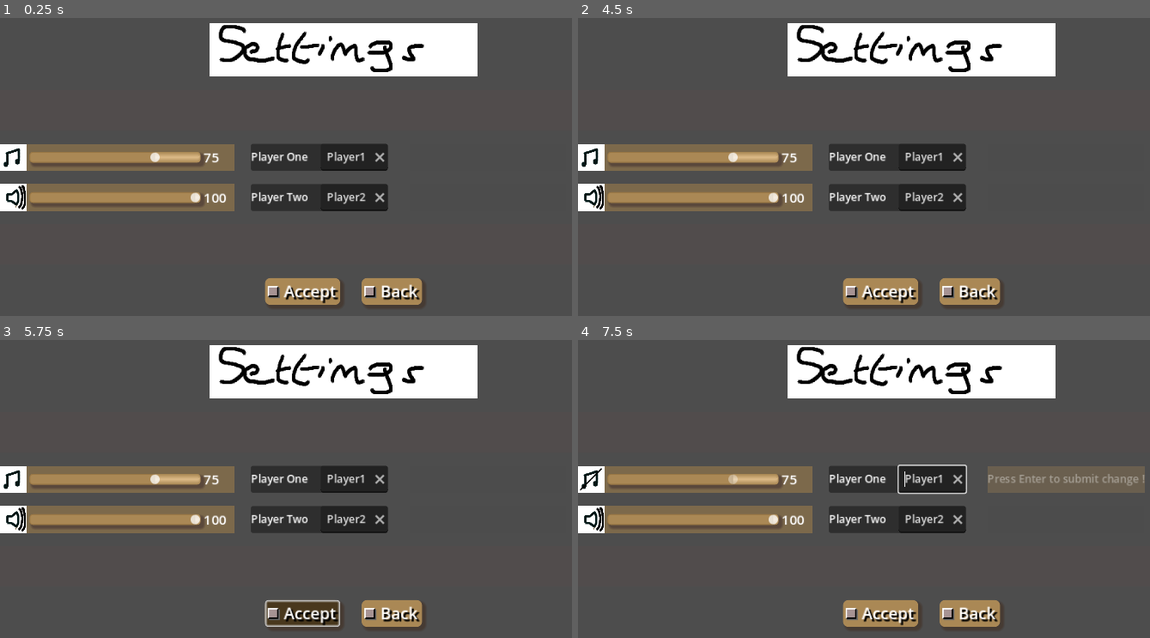
Above: before the commit, frames 1-4 (two rows, left to right).
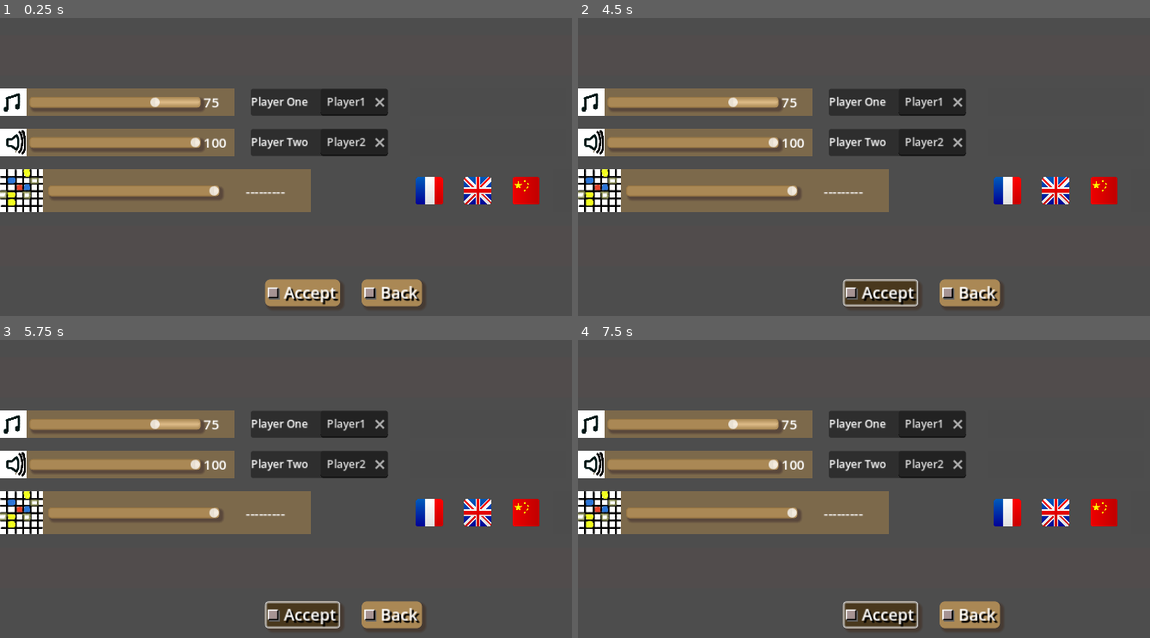
Above: after the commit, the same moments.

Repository: Infini-Creation/Ishid-O-Matic_Reborn
Game: Godot game, scene res://Scenes/SettingsMenu/Controls.tscn
Same seed, same stepped clock (60 frames per second), same inputs: the game is played once before the commit and once after it. This scene is started directly instead of the project's main scene.
Inputs (mouse positions are in pixels of both pictures, inside the frame that each line leads up to):
- Up to frame 1 (0.25 s): no input
- Up to frame 2 (4.5 s): click (589, 158) at 0.52 s; click (1007, 190) at 1.27 s; click (1058, 190) at 2.02 s; click (1104, 190) at 2.77 s; click (881, 292) at 3.52 s; click (589, 158) at 4.27 s
- Up to frame 3 (5.75 s): click (303, 614) at 5.02 s
- Up to frame 4 (7.5 s): click (589, 480) at 5.77 s; click (881, 614) at 6.52 s; tap Enter at 7.25 s; move the mouse to (898, 480) at 7.27 s; hold H (Highlight_Mode) from 7.28 s (still down); click (898, 480) at 7.42 s

The runs differ from the first frame. In frame 1, 30% of the frame differs, in the area x 0-95%, y 1-97%; in frame 2, 31%; in frame 3, 30%; in frame 4, 33%, in the area x 0-100%, y 1-97%.
Error in both runs: Invalid operands 'String' and 'int' in operator '+'. (res://Scripts/Global.gd:144)

Commit message:
Update Controls.tscn
add highlight mode and languages controls

Diff:
--- a/project/Scenes/SettingsMenu/Controls.tscn
+++ b/project/Scenes/SettingsMenu/Controls.tscn
@@ -1,23 +1,30 @@
-[gd_scene load_steps=17 format=3 uid="uid://ctdrgy6uwl05v"]
+[gd_scene load_steps=21 format=3 uid="uid://ctdrgy6uwl05v"]
 
 [ext_resource type="Theme" uid="uid://0js83h3tu5ft" path="res://ishido-base.tres" id="1_plfsj"]
 [ext_resource type="Script" path="res://Scripts/Menus/SettingsMenuButtons.gd" id="2_kgucl"]
-[ext_resource type="Texture2D" uid="uid://baynxgvxhhm4j" path="res://Arts/Gfx/Menu/settings-menu-tittle.png" id="3_tdvwc"]
+[ext_resource type="Texture2D" uid="uid://pqoowgehv8ee" path="res://Arts/Gfx/Menu/settings.png" id="3_35yh1"]
 [ext_resource type="Script" path="res://Scripts/Menus/Settings-MenuButton.gd" id="4_ajwwx"]
 [ext_resource type="PackedScene" uid="uid://ll6lo1qpru7x" path="res://Scenes/SettingsMenu/settings_audio_volume.tscn" id="4_iy873"]
 [ext_resource type="Texture2D" uid="uid://dmma2bje76kym" path="res://Arts/Gfx/Icons/settings-music-icon.png" id="5_rag66"]
 [ext_resource type="Texture2D" uid="uid://b5r7qirm0jrya" path="res://Arts/Gfx/Icons/ishido-settings-music-disabled-icon.png" id="6_8gc0w"]
-[ext_resource type="Texture2D" uid="uid://bhsmn0ahnp4ld" path="res://Arts/Gfx/Icons/settings-hints-icon.png" id="6_eubcd"]
 [ext_resource type="PackedScene" uid="uid://cxnlyh1x8abf6" path="res://Scenes/SettingsMenu/settings_player_name.tscn" id="6_i2aij"]
 [ext_resource type="PackedScene" uid="uid://0l28e82ve3vg" path="res://Scenes/SettingsMenu/Accept.tscn" id="6_kdmng"]
 [ext_resource type="PackedScene" uid="uid://b40tjnd3f60qf" path="res://Scenes/SettingsMenu/Back.tscn" id="7_p5yps"]
 [ext_resource type="Script" path="res://Scripts/Menus/Settings-Accept.gd" id="7_v03cd"]
 [ext_resource type="Script" path="res://Scripts/Menus/Settings-Back.gd" id="9_o5jsf"]
 [ext_resource type="Texture2D" uid="uid://c7lkxtg5gnbvw" path="res://Arts/Gfx/Icons/settings-sounds-icon.png" id="10_8cjac"]
+[ext_resource type="PackedScene" uid="uid://biw2cwn4b8eih" path="res://Scenes/SettingsMenu/settings_highlight_mode.tscn" id="11_vvp8f"]
 [ext_resource type="Texture2D" uid="uid://8lufgt6u5dy0" path="res://Arts/Gfx/Icons/ishido-settings-sounds-disabled-icon.png" id="11_wnhtc"]
+[ext_resource type="Texture2D" uid="uid://8q50u4cijlal" path="res://Arts/Gfx/Icons/France.png" id="12_1orse"]
+[ext_resource type="Texture2D" uid="uid://h3xwxrpi206n" path="res://Arts/Gfx/Icons/uk.png" id="13_s1u1m"]
+[ext_resource type="Texture2D" uid="uid://vtmoayrlgk4u" path="res://Arts/Gfx/Icons/China.png" id="14_bwbhc"]
 
 [sub_resource type="StyleBoxFlat" id="StyleBoxFlat_ncd48"]
 bg_color = Color(0.666667, 0.533333, 0.329412, 0.313726)
+
+[sub_resource type="ButtonGroup" id="ButtonGroup_tsklp"]
+resource_local_to_scene = false
+resource_name = "Languages"
 
 [node name="Control" type="Control"]
 layout_direction = 1
@@ -48,7 +55,7 @@
 layout_mode = 2
 size_flags_horizontal = 4
 size_flags_vertical = 0
-texture = ExtResource("3_tdvwc")
+texture = ExtResource("3_35yh1")
 
 [node name="DummySpacer" type="ColorRect" parent="ButtonsGroup"]
 custom_minimum_size = Vector2(0, 60)
@@ -140,48 +147,51 @@
 color = Color(0.2, 0.2, 0.2, 0.0392157)
 
 [node name="Hints-Language Row" type="HBoxContainer" parent="ButtonsGroup"]
-visible = false
-layout_mode = 2
-size_flags_horizontal = 0
-
-[node name="Hints Icon" type="TextureRect" parent="ButtonsGroup/Hints-Language Row"]
-layout_mode = 2
-texture = ExtResource("6_eubcd")
-expand_mode = 3
-
-[node name="Hints Type" type="MenuButton" parent="ButtonsGroup/Hints-Language Row"]
-layout_mode = 2
-text = "Hint"
-item_count = 4
-popup/item_0/text = "None"
-popup/item_0/id = 0
-popup/item_1/text = "Random"
-popup/item_1/id = 1
-popup/item_2/text = "First available"
-popup/item_2/id = 2
-popup/item_3/text = "All available"
-popup/item_3/id = 3
-
-[node name="Hint-None" type="TextureButton" parent="ButtonsGroup/Hints-Language Row"]
-layout_mode = 2
-
-[node name="Hint-First" type="TextureButton" parent="ButtonsGroup/Hints-Language Row"]
-layout_mode = 2
-
-[node name="Hint-All" type="TextureButton" parent="ButtonsGroup/Hints-Language Row"]
-layout_mode = 2
-
-[node name="Hint-Random" type="TextureButton" parent="ButtonsGroup/Hints-Language Row"]
+layout_mode = 2
+theme_override_constants/separation = 8
+alignment = 1
+
+[node name="HighlightMode" parent="ButtonsGroup/Hints-Language Row" instance=ExtResource("11_vvp8f")]
 layout_mode = 2
 
 [node name="Separator CR" type="ColorRect" parent="ButtonsGroup/Hints-Language Row"]
-custom_minimum_size = Vector2(128, 40)
+custom_minimum_size = Vector2(128, 30)
 layout_mode = 2
 color = Color(1, 1, 1, 0)
 
-[node name="LanguageDefault" type="TextureButton" parent="ButtonsGroup/Hints-Language Row"]
-layout_mode = 2
+[node name="Language-0" type="TextureButton" parent="ButtonsGroup/Hints-Language Row"]
+custom_minimum_size = Vector2(64, 64)
+layout_mode = 2
+size_flags_horizontal = 4
+size_flags_vertical = 4
+toggle_mode = true
+button_group = SubResource("ButtonGroup_tsklp")
+texture_normal = ExtResource("12_1orse")
+ignore_texture_size = true
 stretch_mode = 5
+
+[node name="Language-1" type="TextureButton" parent="ButtonsGroup/Hints-Language Row"]
+custom_minimum_size = Vector2(64, 64)
+layout_mode = 2
+toggle_mode = true
+button_group = SubResource("ButtonGroup_tsklp")
+texture_normal = ExtResource("13_s1u1m")
+ignore_texture_size = true
+stretch_mode = 5
+
+[node name="Language-2" type="TextureButton" parent="ButtonsGroup/Hints-Language Row"]
+custom_minimum_size = Vector2(64, 64)
+layout_mode = 2
+toggle_mode = true
+button_group = SubResource("ButtonGroup_tsklp")
+texture_normal = ExtResource("14_bwbhc")
+ignore_texture_size = true
+stretch_mode = 5
+
+[node name="DummySpacerEnd" type="ColorRect" parent="ButtonsGroup/Hints-Language Row"]
+custom_minimum_size = Vector2(200, 0)
+layout_mode = 2
+color = Color(0.2, 0.2, 0.2, 0.0392157)
 
 [node name="DummySpacer2" type="ColorRect" parent="ButtonsGroup"]
 custom_minimum_size = Vector2(0, 60)
@@ -209,5 +219,9 @@
 [connection signal="gui_input" from="ButtonsGroup/Sound Row/settings_player2_name" to="." method="_on_settings_player_2_name_gui_input"]
 [connection signal="mouse_exited" from="ButtonsGroup/Sound Row/settings_player2_name" to="." method="_on_settings_player_2_name_mouse_exited"]
 [connection signal="settings_updated" from="ButtonsGroup/Sound Row/settings_player2_name" to="." method="_on_settings_player_2_name_settings_updated"]
+[connection signal="settings_updated" from="ButtonsGroup/Hints-Language Row/HighlightMode" to="." method="_on_highlight_mode_settings_updated"]
+[connection signal="pressed" from="ButtonsGroup/Hints-Language Row/Language-0" to="." method="_on_language_0_pressed"]
+[connection signal="pressed" from="ButtonsGroup/Hints-Language Row/Language-1" to="." method="_on_language_1_pressed"]
+[connection signal="pressed" from="ButtonsGroup/Hints-Language Row/Language-2" to="." method="_on_language_2_pressed"]
 [connection signal="settings_save_requested" from="ButtonsGroup/Bottom Buttons Row/AcceptItem" to="." method="_on_accept_item_settings_save_requested"]
 [connection signal="settings_revert_requested" from="ButtonsGroup/Bottom Buttons Row/BackItem" to="." method="_on_back_item_settings_revert_requested"]
